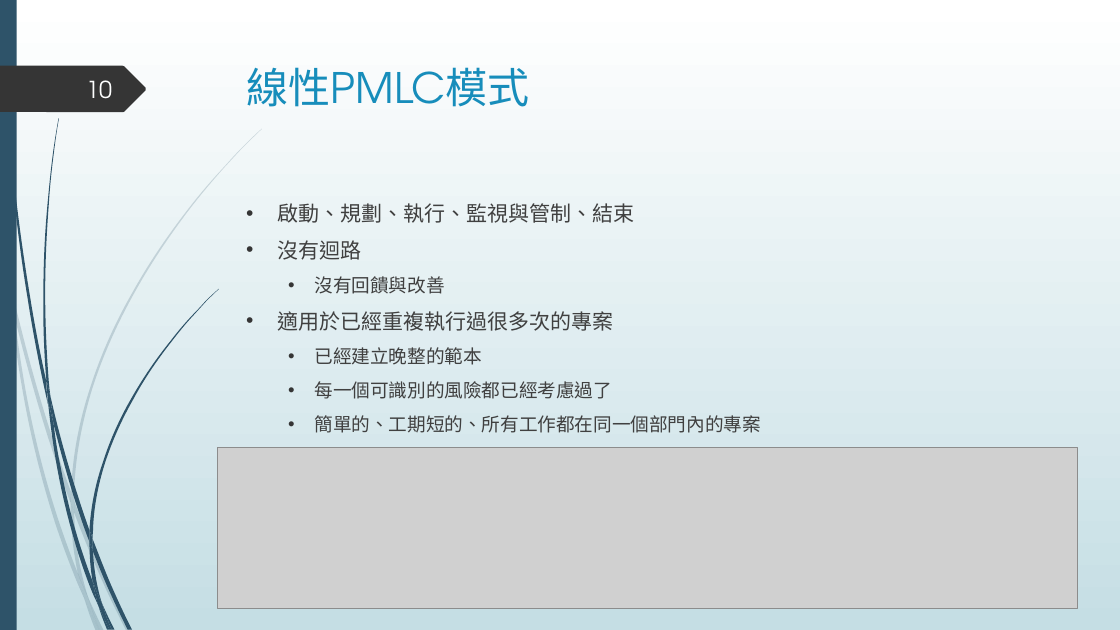
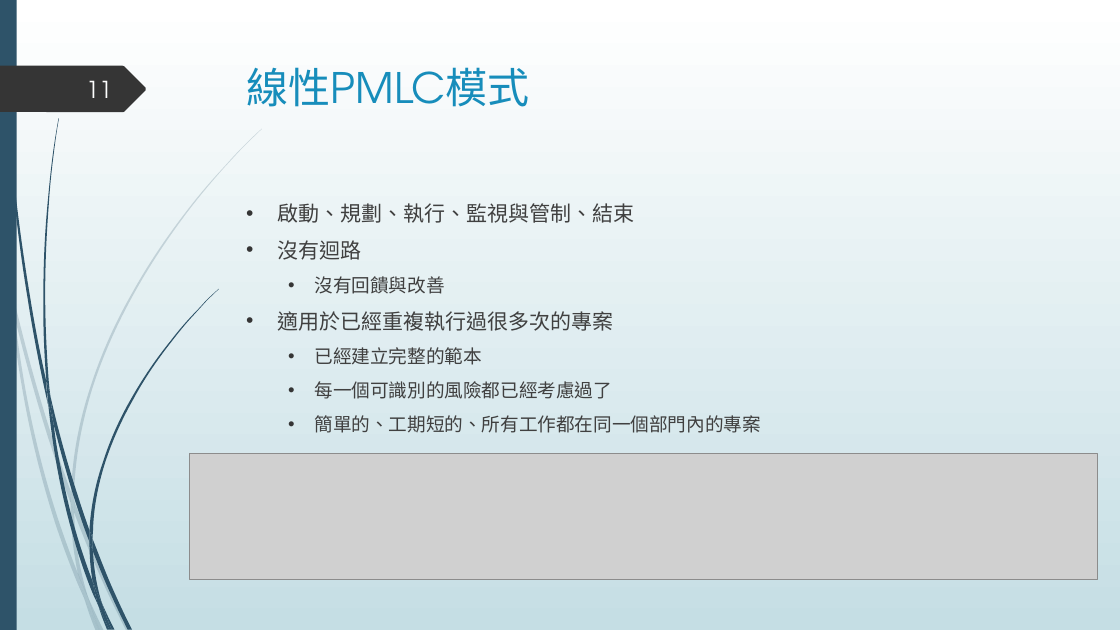
Before and after one commit to ywdeng/uscojywdeng, a slide deck: slide 11 of src/assets/1091/ProjectManagement/CH04/04.pptx (slide 10 before the commit). Drawn at 1120x630 pixels with LibreOffice and Linux fonts; fonts in the diff are those of the drawing; grey boxes stand for pictures. Boxes give left, top, right and bottom in pixels: in the first picture for what was removed or moved away, otherwise in the second. Text is boxed around its words. In the diff, an @@ line names an element or a change of style, - is before the commit and + after.

```diff
--- a/src/assets/1091/ProjectManagement/CH04/04.pptx
+++ b/src/assets/1091/ProjectManagement/CH04/04.pptx
@@ page number at (x1=86, y1=80, x2=112, y2=98): text changed @@
-10
+11
@@ text at (x1=315, y1=347, x2=482, y2=365): text changed @@
-  • 已經建立晚整的範本
+  • 已經建立完整的範本
@@ picture resized from (x1=218, y1=447, x2=1078, y2=608) to (x1=190, y1=454, x2=1098, y2=580) @@
```
Also in this commit, not shown: 11 other slides changed, 3 slides added.
